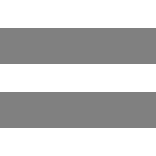
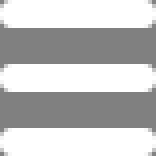
Revision of a layered 156x156 image; what changed, layer by layer:
painted on "Rectángulo 2" (1st of 3, in "hamburguer_menu") over <box>0,128,156,156</box>
painted on "Rectángulo 2" (2nd of 3, in "hamburguer_menu") over <box>0,64,156,92</box>
painted on "Rectángulo 2" (3rd of 3, in "hamburguer_menu") over <box>0,0,156,28</box>
